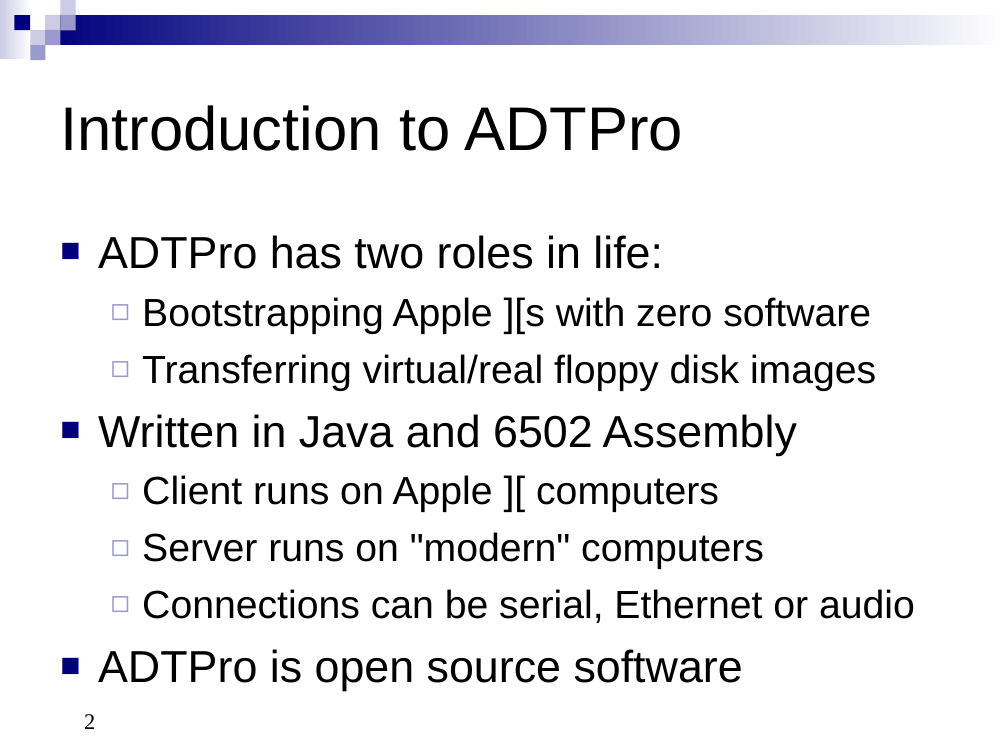
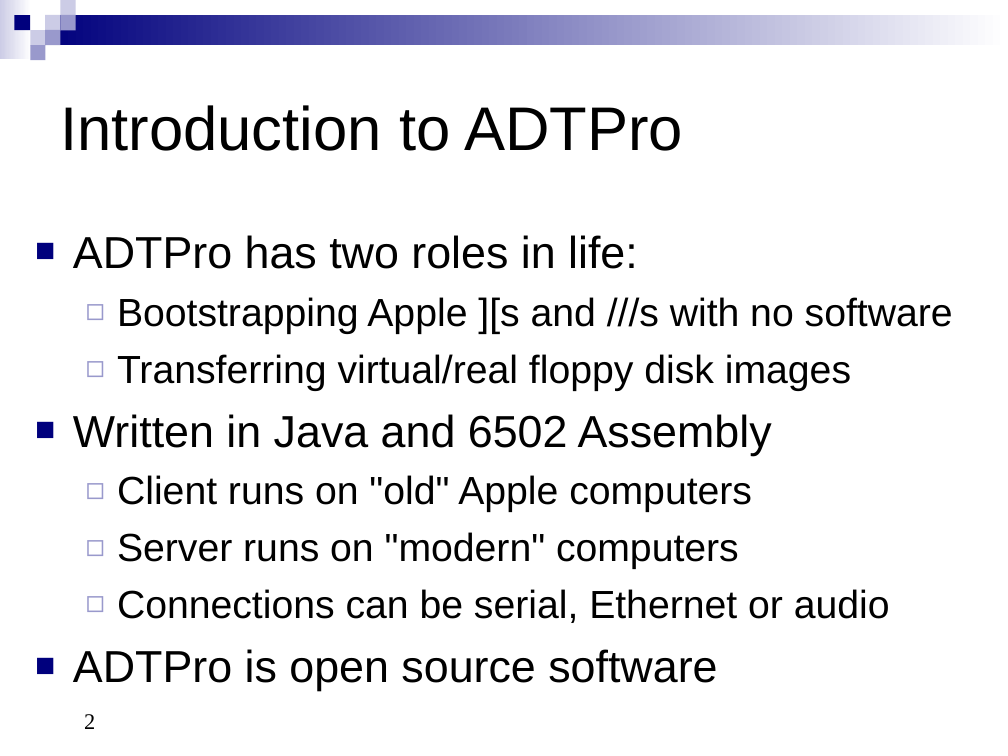
Before and after one commit to RasppleII/adtpro, a slide deck: slide 2 of doc/src/site/resources/ADTProIntro.ppt. Drawn at 1008x756 pixels with LibreOffice and Linux fonts; fonts in the diff are those of the drawing. Boxes give left, top, right and bottom in pixels: in the first picture for what was removed or moved away, otherwise in the second. Text is boxed around its words. In the diff, an @@ line names an element or a change of style, - is before the commit and + after.

```diff
--- a/doc/src/site/resources/ADTProIntro.ppt
+++ b/doc/src/site/resources/ADTProIntro.ppt
@@ text "ADTPro has two roles in ...": place and size @@
-text "ADTPro has two roles in ..." at (98,235,915,691)
+text "ADTPro has two roles in ..." at (73,235,953,691)
@@ text at (117,297,953,334): text changed @@
-  ◻ Bootstrapping Apple ][s with zero software
+  ◻ Bootstrapping Apple ][s and ///s with no software
@@ text at (117,475,752,512): text changed @@
-  ◻ Client runs on Apple ][ computers
+  ◻ Client runs on "old" Apple computers
```
Also in this commit, not shown: 4 other slides changed, 1 slide added, 1 slide removed.
